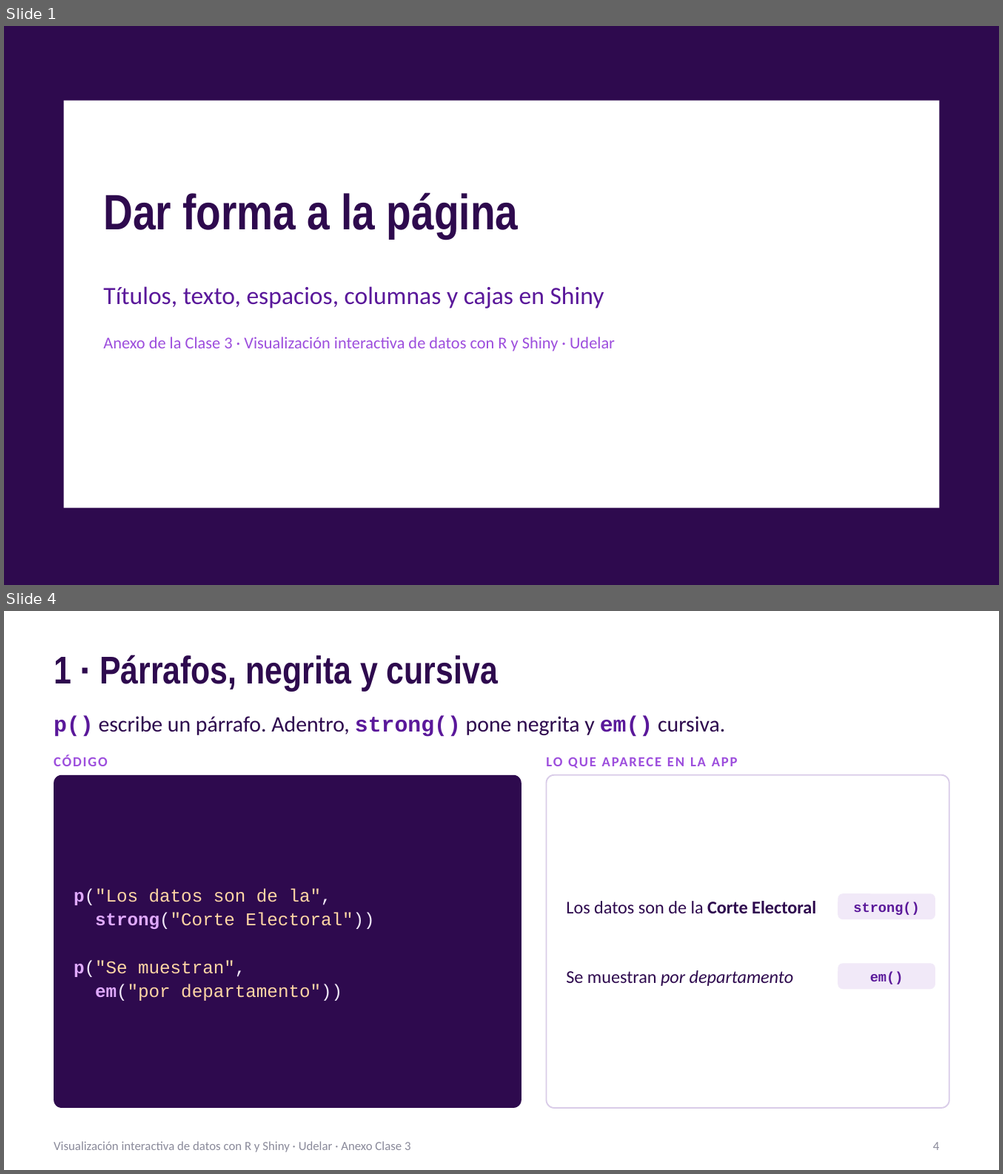
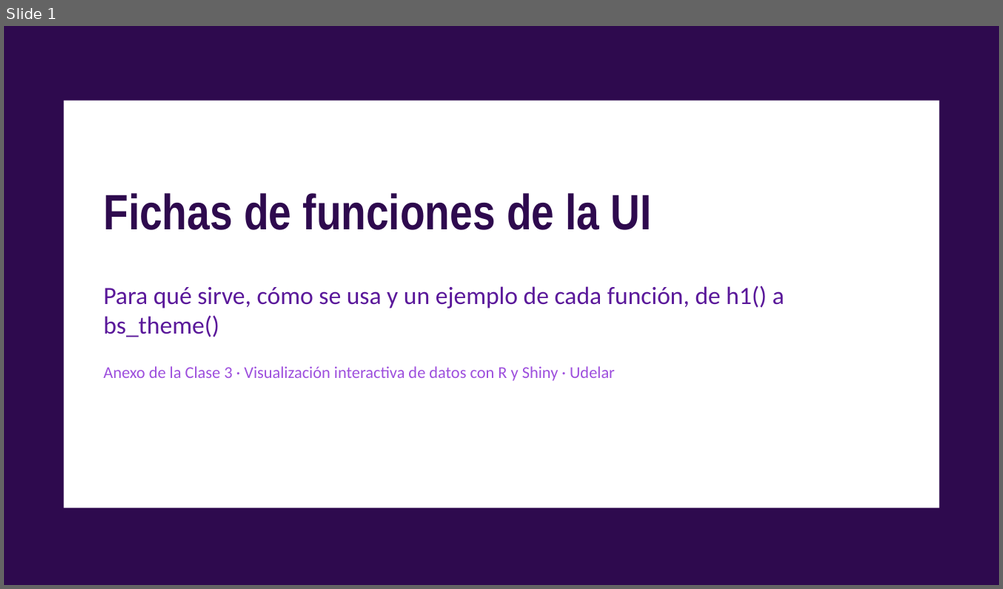
Before and after one commit to nahura99/visualizacion_datos_shiny, a slide deck: clase3/clase3_anexo_ui.pptx. Shown one above the other, each under a label of ours: slides 1 and 4 before the commit, slide 1 after it; the slides between them are not shown. The pictures are 1003x1174 and 1003x589 pixels, drawn with LibreOffice and Linux fonts; fonts in the diff are those of the drawing. Boxes give left, top, right and bottom in pixels: in the first picture for what was removed or moved away, otherwise in the second. Text is boxed around its words. In the diff, an @@ line names an element or a change of style, - is before the commit and + after.

```diff
--- a/clase3/clase3_anexo_ui.pptx
+++ b/clase3/clase3_anexo_ui.pptx
@@ slide 4 removed at [4, 611, 999, 1170], background #FFFFFF @@
@@ title removed at [54, 655, 498, 692] @@
-1 · Párrafos, negrita y cursiva
@@ text removed at [54, 716, 725, 737] @@
-p() escribe un párrafo. Adentro, strong() pone negrita y em() cursiva.
@@ text removed at [54, 755, 108, 766] @@
-CÓDIGO
@@ text removed at [546, 758, 737, 769] @@
-LO QUE APARECE EN LA APP
@@ rounded rectangle removed at [54, 775, 521, 1108] @@
@@ rounded rectangle removed at [546, 775, 949, 1108] @@
@@ text removed at [74, 889, 374, 1001] @@
-p("Los datos son de la",
-strong("Corte Electoral"))
-p("Se muestran",
-em("por departamento"))
@@ rounded rectangle removed at [837, 894, 935, 920] @@
@@ text removed at [566, 901, 816, 914] @@
-Los datos son de la Corte Electoral
@@ text removed at [853, 903, 919, 915] @@
-strong()
@@ rounded rectangle removed at [837, 963, 935, 989] @@
@@ text removed at [566, 971, 794, 986] @@
-Se muestran por departamento
@@ text removed at [870, 972, 903, 985] @@
-em()
@@ text removed at [54, 1142, 411, 1153] @@
-Visualización interactiva de datos con R y Shiny · Udelar · Anexo Clase 3
@@ page number removed at [933, 1142, 939, 1150] @@
-4
@@ slide 1 changed as well @@
@@ title at [103, 193, 652, 230]: text changed @@
-Dar forma a la página
+Fichas de funciones de la UI
@@ text at [103, 286, 784, 338]: text changed @@
-Títulos, texto, espacios, columnas y cajas en Shiny
+Para qué sirve, cómo se usa y un ejemplo de cada función, de h1() a bs_theme()
```
Also in this commit, not shown: 1 other slide changed, 20 slides added, 7 other slides removed.
